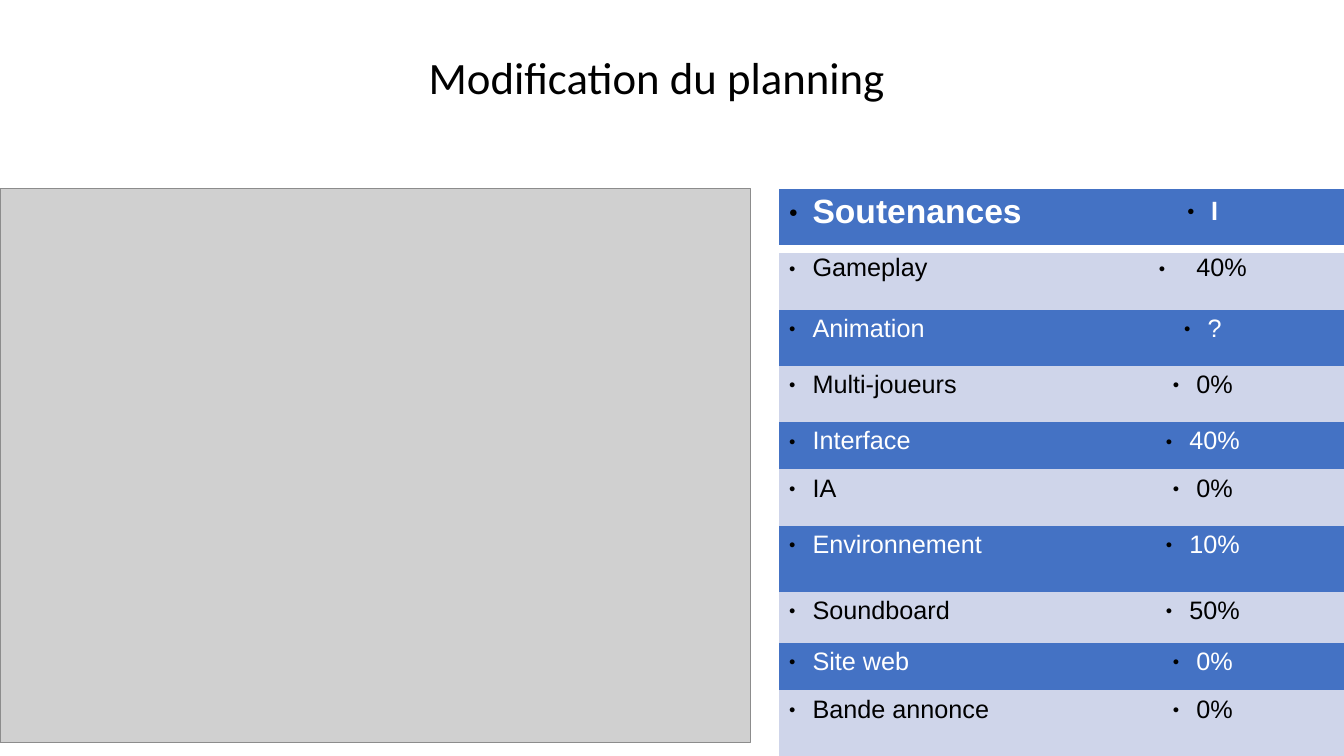
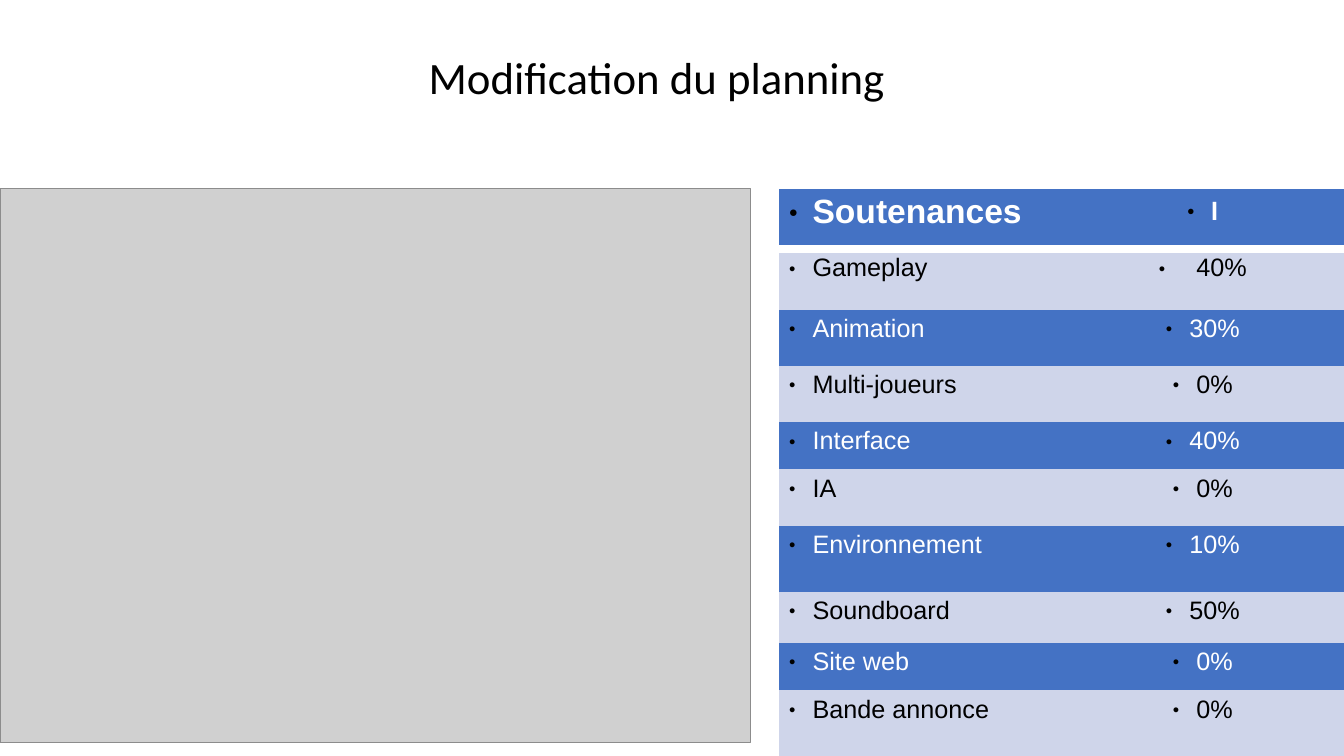
Before and after one commit to AlexandrEpita/Bizarre-Chess-Adventure, a slide deck: slide 2 of diapo soutenance.odp. Drawn at 1344x756 pixels with LibreOffice and Linux fonts; fonts in the diff are those of the drawing; grey boxes stand for pictures. Boxes give left, top, right and bottom in pixels: in the first picture for what was removed or moved away, otherwise in the second. Text is boxed around its words. In the diff, an @@ line names an element or a change of style, - is before the commit and + after.

```diff
--- a/diapo soutenance.odp
+++ b/diapo soutenance.odp
@@ table at (779, 189, 1344, 756) @@
-row 3, column 2: ?
+row 3, column 2: 30%
```
Also in this commit, not shown: 1 other slide changed.
